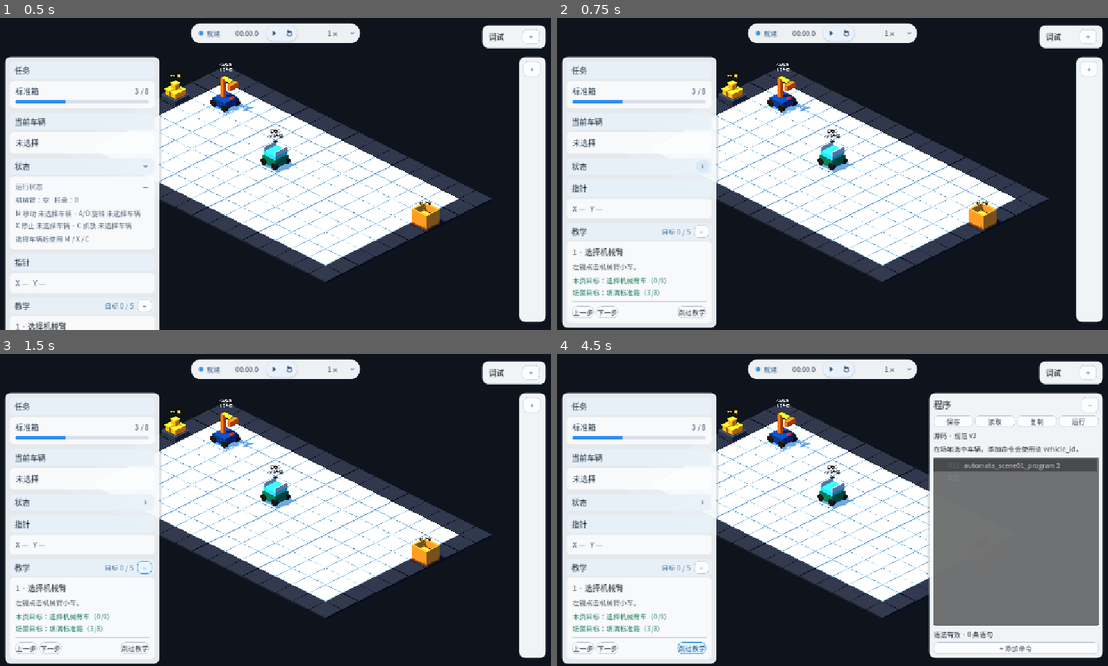
Above: before the commit, frames 1-4 (two rows, left to right).
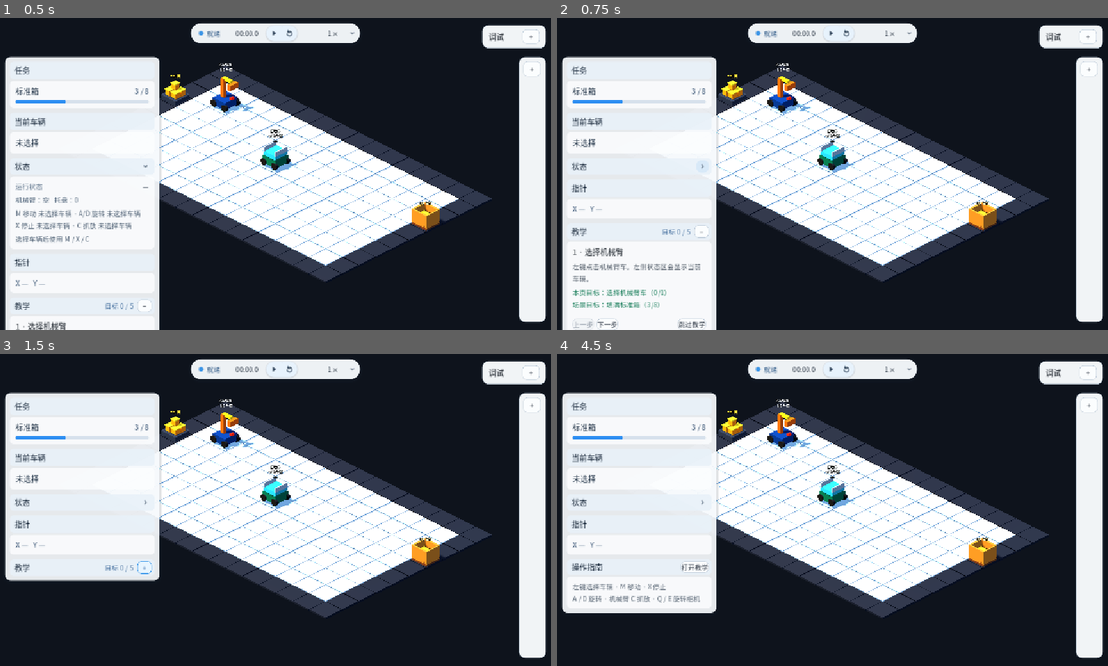
Above: after the commit, the same moments.

Repository: Ri0n72Y/automata
Game: Godot game, scene res://scenes/scene_01/scene_01_basic_packing.tscn
The game is run twice, just before and just after one commit, with the same random seed, the same clock (stepped at 60 frames per second) and the same inputs.
Inputs (mouse positions are in pixels of both pictures, inside the frame that each line leads up to):
- Up to frame 1 (0.5 s): no input
- Up to frame 2 (0.75 s): click (700, 167) at 0.5 s
- Up to frame 3 (1.5 s): click "−" at 1.25 s
- Up to frame 4 (4.5 s): click "+" at 2 s; click (584, 647) at 2.75 s, where only the run before the commit has a clickable "上一步"; click "下一步" at 3.5 s; click "跳过教学" at 4.25 s

Frame 1 is identical in both runs. In frame 2, 1.5% of the frame differs, in the area x 0-29%, y 78-100%; in frame 3, 7.6%; in frame 4, 31%, in the area x 0-99%, y 12-100%.
Error before the commit: Trying to assign value of type 'PanelContainer' to a variable of type 'VBoxContainer'. (res://scripts/scene_01/scene_01_tutorial_ui.gd:9)

Commit message:
[codex]fix(scene-01): follow tutorial section card presentation tree

Diff:
--- a/scripts/scene_01/scene_01_tutorial_ui.gd
+++ b/scripts/scene_01/scene_01_tutorial_ui.gd
@@ -6,7 +6,7 @@
 
 @onready var _progress_label: Label = %ProgressLabel
 @onready var _collapse_button: Button = %CollapseButton
-@onready var _body: VBoxContainer = %TutorialBody
+@onready var _body: Control = %TutorialBody
 @onready var _title_label: Label = %StepTitle
 @onready var _body_label: Label = %StepBody
 @onready var _goal_label: Label = %GoalLabel
